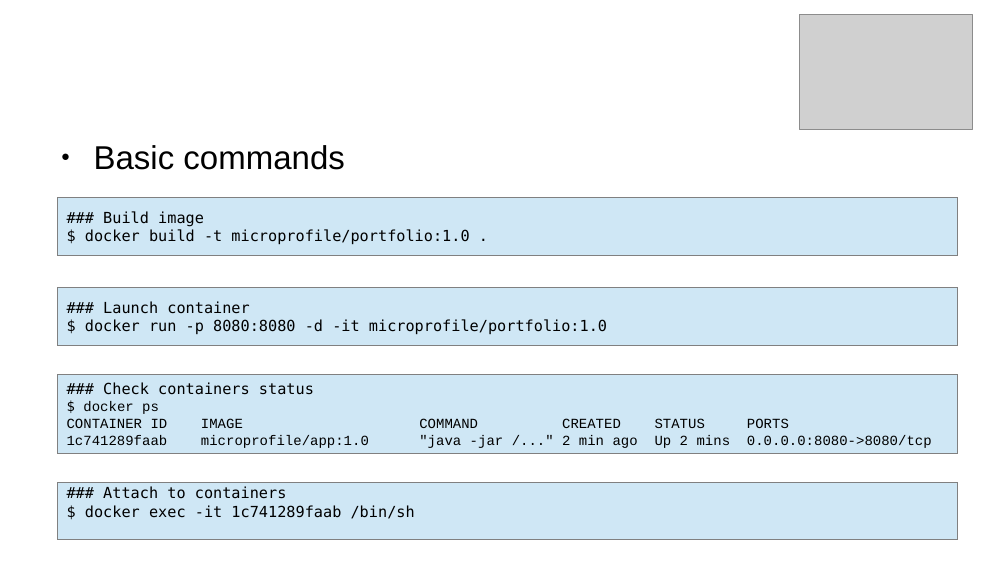
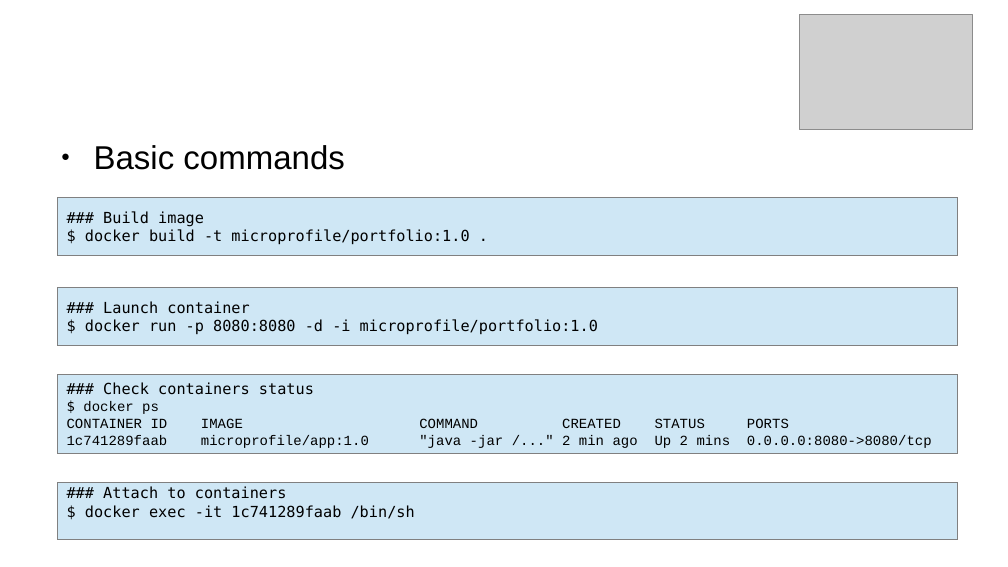
Before and after one commit to BaptisteMeynier/Kubernetes-Presentation, a slide deck: slide 11 of doc/presentationKube.odp. Drawn at 1008x567 pixels with LibreOffice and Linux fonts; fonts in the diff are those of the drawing; grey boxes stand for pictures; background and template pictures are left out. Boxes give left, top, right and bottom in pixels: in the first picture for what was removed or moved away, otherwise in the second. Text is boxed around its words. In the diff, an @@ line names an element or a change of style, - is before the commit and + after.

```diff
--- a/doc/presentationKube.odp
+++ b/doc/presentationKube.odp
@@ text in rectangle at [85, 301, 598, 335]: text changed @@
-### Launch container
-$ docker run -p 8080:8080 -d -it microprofile/portfolio:1.0
+### Launch container
+$ docker run -p 8080:8080 -d -i microprofile/portfolio:1.0
```
Also in this commit, not shown: 1 other slide changed, 3 other files.
